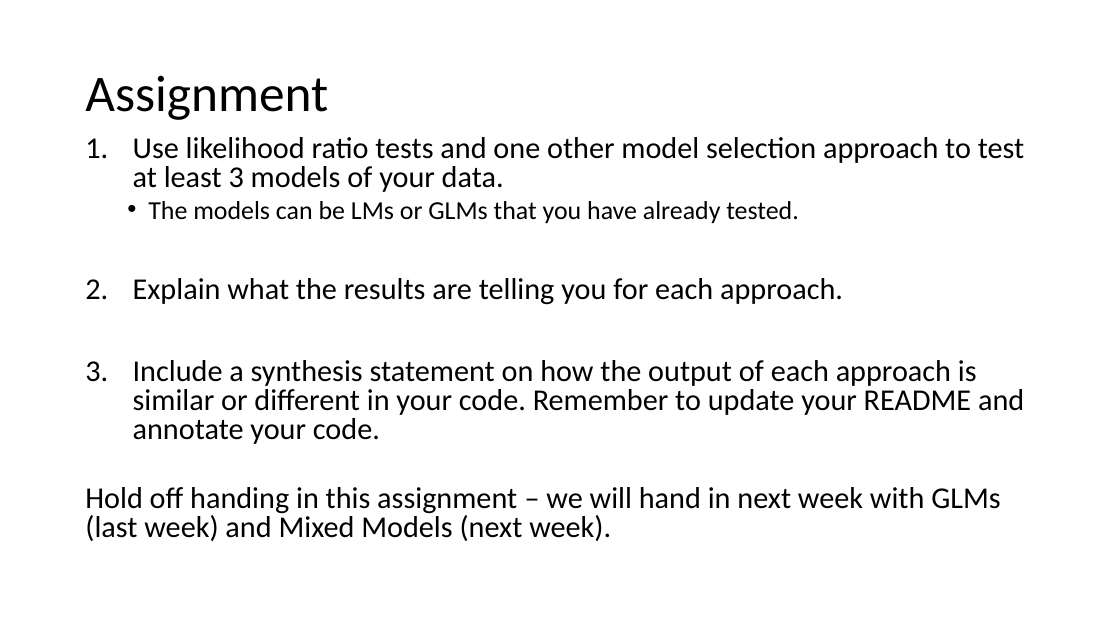
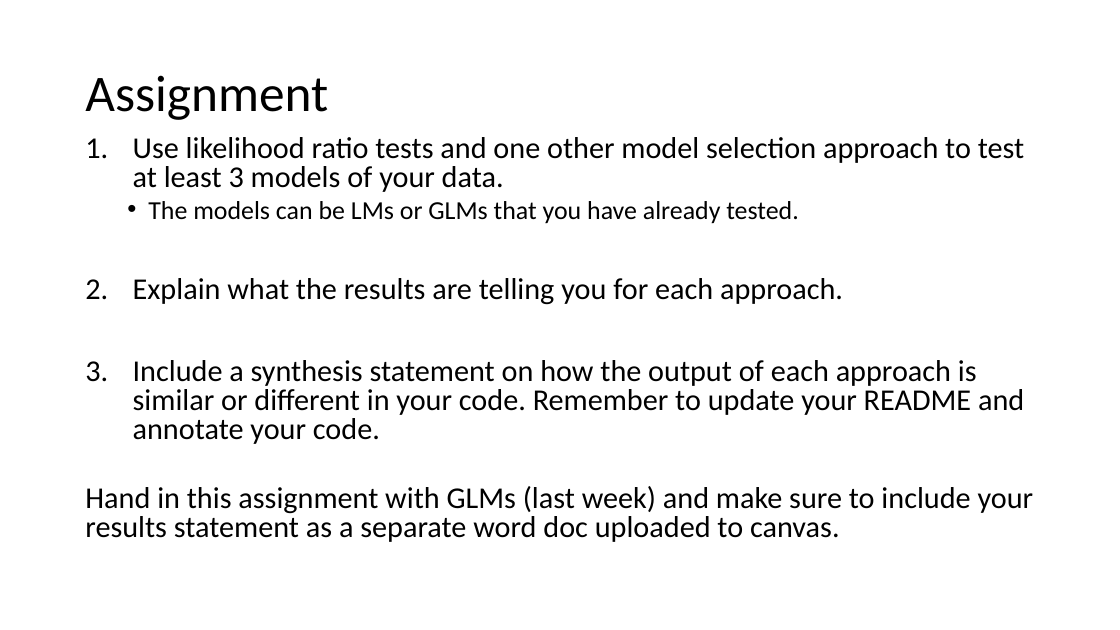
Before and after one commit to VTQuantMethodsEEB/klangwig, a slide deck: slide 2 of lectures/le11_assignment.pptx. Drawn at 1120x630 pixels with LibreOffice and Linux fonts; fonts in the diff are those of the drawing. Boxes give left, top, right and bottom in pixels: in the first picture for what was removed or moved away, otherwise in the second. Text is boxed around its words. In the diff, an @@ line names an element or a change of style, - is before the commit and + after.

Commit message:
updated week 11

```diff
--- a/lectures/le11_assignment.pptx
+++ b/lectures/le11_assignment.pptx
@@ text at <box>85,486,1034,542</box>: text changed @@
-Hold off handing in this assignment – we will hand in next week with GLMs (last week) and Mixed Models (next week).
+Hand in this assignment with GLMs (last week) and make sure to include your results statement as a separate word doc uploaded to canvas.
```
Also in this commit, not shown: 1 other file.
